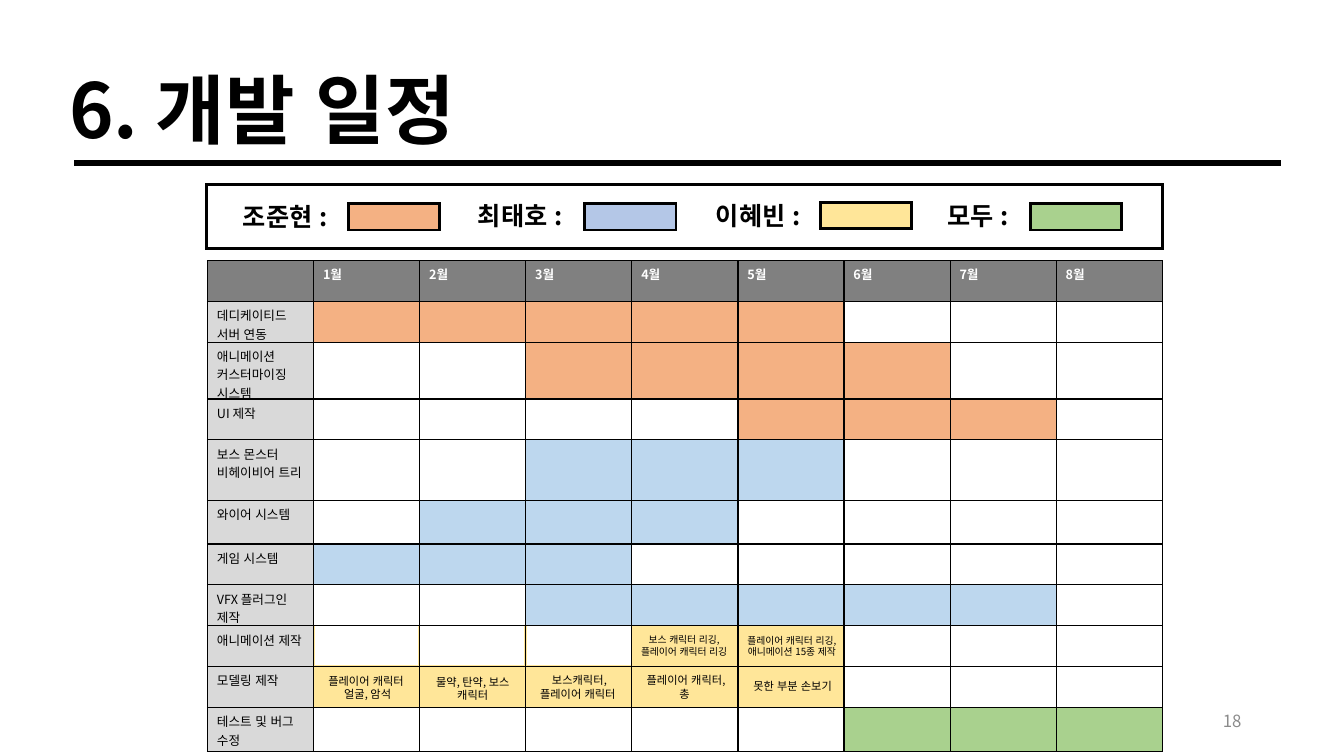
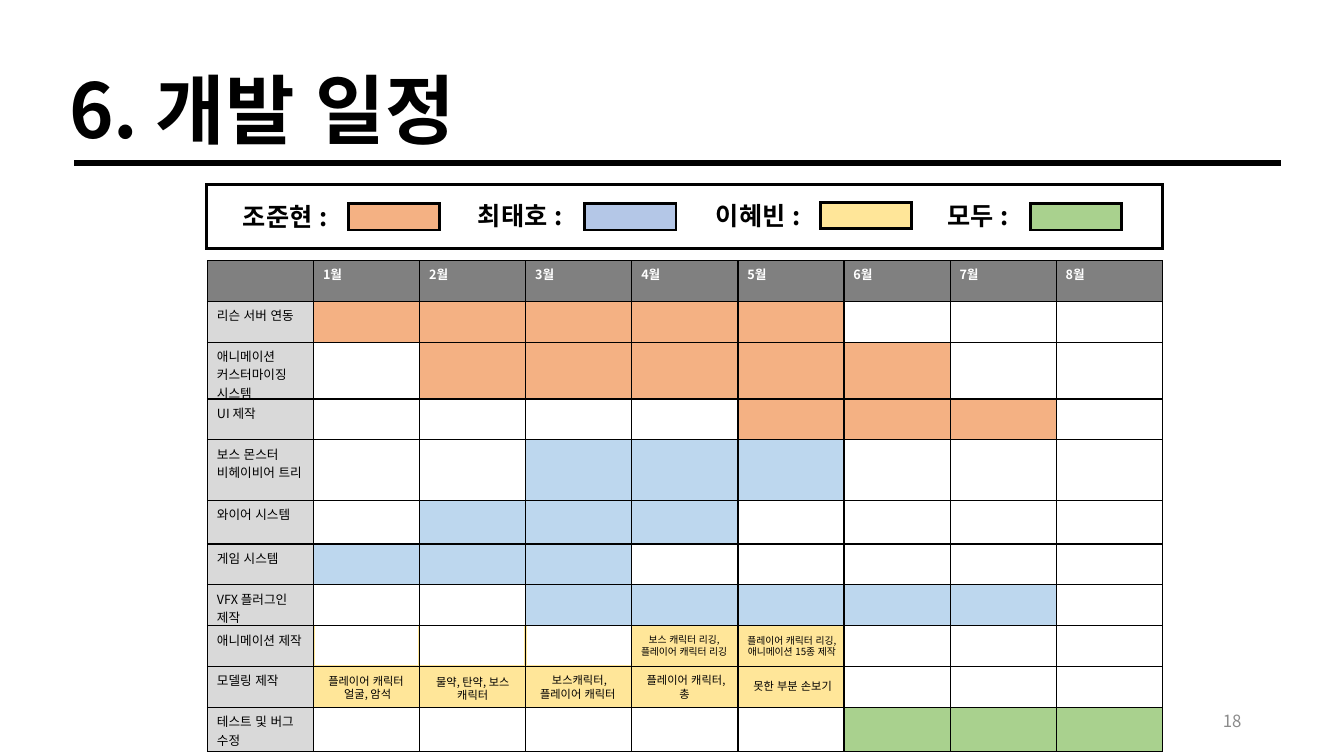
Before and after one commit to taeho-choi/wire-hunter, a slide deck: slide 18 of 문서/기획/기획발표자료_수정.pptx. Drawn at 1344x756 pixels with LibreOffice and Linux fonts; fonts in the diff are those of the drawing. Boxes give left, top, right and bottom in pixels: in the first picture for what was removed or moved away, otherwise in the second. Text is boxed around its words. In the diff, an @@ line names an element or a change of style, - is before the commit and + after.

```diff
--- a/문서/기획/기획발표자료_수정.pptx
+++ b/문서/기획/기획발표자료_수정.pptx
@@ table at (208,261,1160,752) @@
-row 2, column 1: 데디케이티드 서버 연동
+row 2, column 1: 리슨 서버 연동
@@ fill #FFFFFF to #F4B183 in row 3, column 3 @@
```
Also in this commit, not shown: 1 other file.
